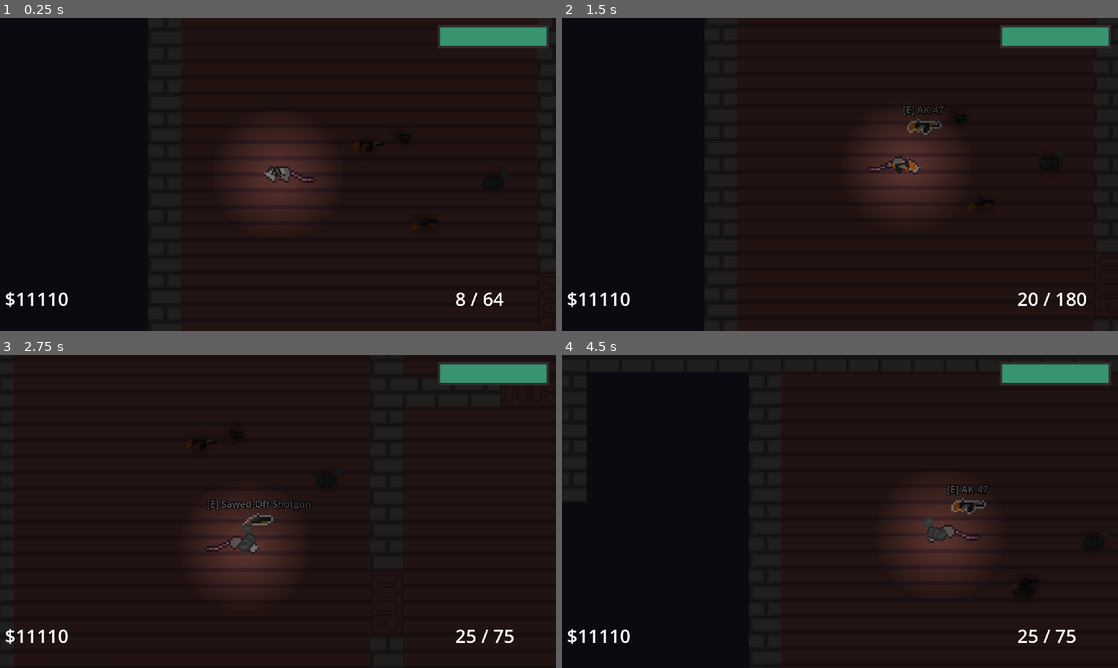
Above: before the commit, frames 1-4 (two rows, left to right).
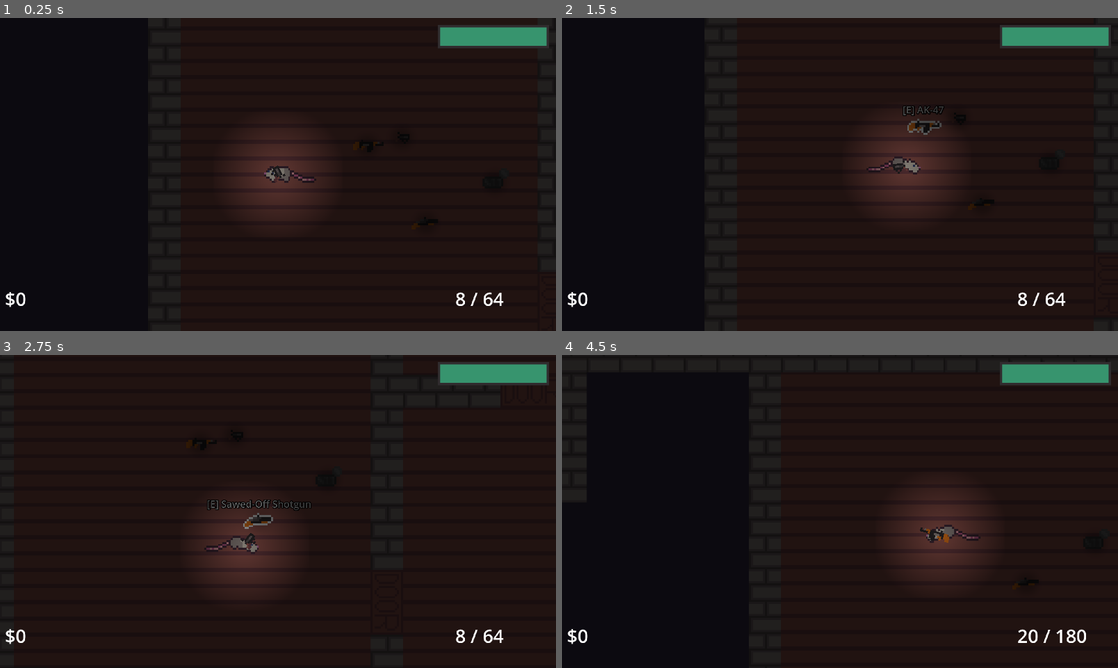
Above: after the commit, the same moments.

Repository: GamingxRelic/ratioactive
Game: Godot game, scene res://scenes/Game.tscn
The game is run twice, just before and just after one commit, with the same random seed, the same clock (stepped at 60 frames per second) and the same inputs.
Inputs (mouse positions are in pixels of both pictures, inside the frame that each line leads up to):
- Up to frame 1 (0.25 s): no input
- Up to frame 2 (1.5 s): tap Enter at 0.5 s; move the mouse to (962, 158) at 0.52 s; hold D (move_right) 0.53-1.28 s; tap 1 (1) at 0.6 s; tap 2 (2) at 0.8, 1.35 s; move the mouse to (728, 190) at 1.27 s; hold S (move_down) from 1.28 s (still down)
- Up to frame 3 (2.75 s): tap 3 (3) at 1.55, 2.1 s; move the mouse to (333, 442) at 2.02 s; release S (move_down) at 2.03 s; hold D (move_right) from 2.03 s (still down); tap 4 (4) at 2.3 s
- Up to frame 4 (4.5 s): move the mouse to (812, 574) at 2.77 s; release D (move_right) at 2.78 s; hold W (move_up) 2.78-3.53 s; tap 4 (4) at 2.85 s; tap G (drop_weapon) at 3.05, 3.6 s; move the mouse to (1006, 558) at 3.52 s; hold A (move_left) from 3.53 s (still down); tap E (interact) at 3.8, 4.35 s; tap R (reload) at 4.15 s; move the mouse to (673, 464) at 4.27 s

The runs differ from the first frame. In frame 1, 0.2% of the frame differs, in the area x 2-13%, y 87-92%; in frame 2, 0.5%; in frame 3, 0.5%; in frame 4, 0.8%, in the area x 2-95%, y 41-92%.
Error before the commit: Attempt to call function 'hide' in base 'null instance' on a null instance. (res://scripts/player/Player.gd:239)
Error after the commit: Attempt to call function 'hide' in base 'null instance' on a null instance. (res://scripts/player/Player.gd:240)

Commit message:
Add files via upload
Completed weapon drops. Added spawn points for basic for basic enemies (press space).

Diff:
--- /dev/null
+++ b/top_down_shooter/assets/shaders/yellow_outline.gdshader
@@ -0,0 +1,62 @@
+shader_type canvas_item;
+
+uniform vec4 color : source_color = vec4(1.0);
+uniform float width : hint_range(0, 10) = 1.0;
+uniform int pattern : hint_range(0, 2) = 0; // diamond, circle, square
+uniform bool inside = false;
+uniform bool add_margins = true; // only useful when inside is false
+
+void vertex() {
+	if (add_margins) {
+		VERTEX += (UV * 2.0 - 1.0) * width;
+	}
+}
+
+bool hasContraryNeighbour(vec2 uv, vec2 texture_pixel_size, sampler2D texture) {
+	for (float i = -ceil(width); i <= ceil(width); i++) {
+		float x = abs(i) > width ? width * sign(i) : i;
+		float offset;
+
+		if (pattern == 0) {
+			offset = width - abs(x);
+		} else if (pattern == 1) {
+			offset = floor(sqrt(pow(width + 0.5, 2) - x * x));
+		} else if (pattern == 2) {
+			offset = width;
+		}
+
+		for (float j = -ceil(offset); j <= ceil(offset); j++) {
+			float y = abs(j) > offset ? offset * sign(j) : j;
+			vec2 xy = uv + texture_pixel_size * vec2(x, y);
+
+			if ((xy != clamp(xy, vec2(0.0), vec2(1.0)) || texture(texture, xy).a == 0.0) == inside) {
+				return true;
+			}
+		}
+	}
+
+	return false;
+}
+
+void fragment() {
+	vec2 uv = UV;
+
+	if (add_margins) {
+		vec2 texture_pixel_size = vec2(1.0) / (vec2(1.0) / TEXTURE_PIXEL_SIZE + vec2(width * 2.0));
+
+		uv = (uv - texture_pixel_size * width) * TEXTURE_PIXEL_SIZE / texture_pixel_size;
+
+		if (uv != clamp(uv, vec2(0.0), vec2(1.0))) {
+			COLOR.a = 0.0;
+		} else {
+			COLOR = texture(TEXTURE, uv);
+		}
+	} else {
+		COLOR = texture(TEXTURE, uv);
+	}
+
+	if ((COLOR.a > 0.0) == inside && hasContraryNeighbour(uv, TEXTURE_PIXEL_SIZE, TEXTURE)) {
+		COLOR.rgb = inside ? mix(COLOR.rgb, color.rgb, color.a) : color.rgb;
+		COLOR.a += (1.0 - COLOR.a) * color.a;
+	}
+}
--- /dev/null
+++ b/top_down_shooter/assets/shaders/yellow_outline.tres
@@ -0,0 +1,11 @@
+[gd_resource type="ShaderMaterial" load_steps=2 format=3 uid="uid://dmq60us0y2wr3"]
+
+[ext_resource type="Shader" path="res://assets/shaders/yellow_outline.gdshader" id="1_5ksg1"]
+
+[resource]
+shader = ExtResource("1_5ksg1")
+shader_parameter/color = Color(1, 1, 1, 1)
+shader_parameter/width = 1.0
+shader_parameter/pattern = 0
+shader_parameter/inside = false
+shader_parameter/add_margins = true
--- a/top_down_shooter/scenes/Game.tscn
+++ b/top_down_shooter/scenes/Game.tscn
@@ -1,16 +1,17 @@
-[gd_scene load_steps=16 format=3 uid="uid://c124nxd85qhul"]
+[gd_scene load_steps=18 format=3 uid="uid://csqbulq0ainru"]
 
 [ext_resource type="PackedScene" uid="uid://5dwbbxlj7ose" path="res://scenes/entities/drops/Dropped_Weapon.tscn" id="1_128so"]
 [ext_resource type="PackedScene" uid="uid://2a5hu5k24rwo" path="res://scenes/entities/Player/Player.tscn" id="1_kms05"]
 [ext_resource type="Resource" uid="uid://bx213twqsep8w" path="res://resources/weapon/ak-47.tres" id="2_e0vmg"]
 [ext_resource type="Texture2D" uid="uid://uucawxreih0j" path="res://assets/tiles/test_room/TestTiles.png" id="2_gfrso"]
-[ext_resource type="PackedScene" uid="uid://ctxdlh5yirxb2" path="res://scenes/Map/Purchaseables/Door_Up.tscn" id="2_htjmh"]
+[ext_resource type="PackedScene" uid="uid://ctxdlh5yirxb2" path="res://scenes/map/purchaseables/Door_Up.tscn" id="2_htjmh"]
 [ext_resource type="Script" path="res://scripts/camera/Camera.gd" id="2_sv4jv"]
-[ext_resource type="PackedScene" uid="uid://bbpvcr7ku0hiq" path="res://scenes/Map/Purchaseables/Door_Side.tscn" id="3_cmdyt"]
+[ext_resource type="PackedScene" uid="uid://bbpvcr7ku0hiq" path="res://scenes/map/purchaseables/Door_Side.tscn" id="3_cmdyt"]
 [ext_resource type="Resource" uid="uid://ckrus8b3wgwyu" path="res://resources/weapon/mini_pistol.tres" id="3_rs5c7"]
 [ext_resource type="Resource" uid="uid://dxche03huugfr" path="res://resources/weapon/sawed_off.tres" id="4_56uqs"]
 [ext_resource type="PackedScene" uid="uid://ba3xecoe67obj" path="res://scenes/UI.tscn" id="5_3p7y8"]
 [ext_resource type="Resource" uid="uid://cftcsem7hcgdk" path="res://resources/weapon/ruahil.tres" id="5_urb4p"]
+[ext_resource type="PackedScene" uid="uid://dpb1nr8xulbbn" path="res://scenes/map/spawners/Basic_Enemy_Spawner.tscn" id="7_pkflc"]
 
 [sub_resource type="NavigationPolygon" id="NavigationPolygon_mifvm"]
 vertices = PackedVector2Array(-8, -8, 8, -8, 8, 8, -8, 8)
@@ -99,11 +100,15 @@
 2:4/0/physics_layer_0/linear_velocity = Vector2(0, 0)
 2:4/0/physics_layer_0/angular_velocity = 0.0
 
+[sub_resource type="TileSetScenesCollectionSource" id="TileSetScenesCollectionSource_0k73y"]
+resource_name = "Spawners"
+
 [sub_resource type="TileSet" id="TileSet_df54i"]
 occlusion_layer_0/light_mask = 1
 physics_layer_0/collision_layer = 1
 navigation_layer_0/layers = 1
 sources/0 = SubResource("TileSetAtlasSource_6ef6n")
+sources/1 = SubResource("TileSetScenesCollectionSource_0k73y")
 
 [node name="Game" type="Node2D"]
 
@@ -132,7 +137,7 @@
 format = 2
 layer_0/name = "Ground"
 layer_0/tile_data = PackedInt32Array(-327691, 0, 0, -262155, 0, 0, -196619, 0, 0, -131083, 0, 0, -65547, 0, 2, 262133,  …(100478 unchanged characters)…
-layer_1/name = "Doors"
+layer_1/name = "Spawners"
 layer_1/enabled = true
 layer_1/modulate = Color(1, 1, 1, 1)
 layer_1/y_sort_enabled = false
@@ -170,6 +175,44 @@
 position = Vector2(264, -112)
 price = 1250
 
+[node name="Spawners" type="Node2D" parent="Ground"]
+
+[node name="Basic_Enemy_Spawner" parent="Ground/Spawners" instance=ExtResource("7_pkflc")]
+position = Vector2(1, -46)
+
+[node name="Basic_Enemy_Spawner2" parent="Ground/Spawners" instance=ExtResource("7_pkflc")]
+position = Vector2(51, -126)
+
+[node name="Basic_Enemy_Spawner3" parent="Ground/Spawners" instance=ExtResource("7_pkflc")]
+position = Vector2(244, -68)
+
+[node name="Basic_Enemy_Spawner4" parent="Ground/Spawners" instance=ExtResource("7_pkflc")]
+position = Vector2(201, -142)
+
+[node name="Basic_Enemy_Spawner5" parent="Ground/Spawners" instance=ExtResource("7_pkflc")]
+position = Vector2(241, 21)
+
+[node name="Basic_Enemy_Spawner6" parent="Ground/Spawners" instance=ExtResource("7_pkflc")]
+position = Vector2(104, 82)
+
+[node name="Basic_Enemy_Spawner7" parent="Ground/Spawners" instance=ExtResource("7_pkflc")]
+position = Vector2(-133, 140)
+
+[node name="Basic_Enemy_Spawner8" parent="Ground/Spawners" instance=ExtResource("7_pkflc")]
+position = Vector2(-257, 33)
+
+[node name="Basic_Enemy_Spawner9" parent="Ground/Spawners" instance=ExtResource("7_pkflc")]
+position = Vector2(-235, -132)
+
+[node name="Basic_Enemy_Spawner10" parent="Ground/Spawners" instance=ExtResource("7_pkflc")]
+position = Vector2(-315, -63)
+
+[node name="Basic_Enemy_Spawner11" parent="Ground/Spawners" instance=ExtResource("7_pkflc")]
+position = Vector2(-174, -46)
+
+[node name="Basic_Enemy_Spawner12" parent="Ground/Spawners" instance=ExtResource("7_pkflc")]
+position = Vector2(-42, 83)
+
 [node name="Player" parent="." instance=ExtResource("1_kms05")]
 
 [node name="RemoteTransform2D" type="RemoteTransform2D" parent="Player"]
--- /dev/null
+++ b/top_down_shooter/scenes/map/purchaseables/Door_Side.tscn
@@ -0,0 +1,92 @@
+[gd_scene load_steps=11 format=3 uid="uid://bbpvcr7ku0hiq"]
+
+[ext_resource type="Script" path="res://scripts/purchaseables/Door.gd" id="1_t6kvq"]
+[ext_resource type="Texture2D" uid="uid://bn3evmm7e0uft" path="res://assets/tiles/test_room/Door.png" id="2_o2ip8"]
+[ext_resource type="PackedScene" uid="uid://drfgbtnplhq48" path="res://components/scenes/Buyable_Component.tscn" id="3_autxb"]
+[ext_resource type="PackedScene" uid="uid://cm5vm8qwx84jv" path="res://components/scenes/Text_Label_Component.tscn" id="4_hiedt"]
+
+[sub_resource type="RectangleShape2D" id="RectangleShape2D_7p5pa"]
+size = Vector2(32, 16)
+
+[sub_resource type="RectangleShape2D" id="RectangleShape2D_jhqig"]
+size = Vector2(32, 32)
+
+[sub_resource type="OccluderPolygon2D" id="OccluderPolygon2D_hkutq"]
+polygon = PackedVector2Array(-8, -16, 8, -16, 8, 16, -8, 16)
+
+[sub_resource type="Animation" id="Animation_whmqv"]
+length = 0.001
+tracks/0/type = "value"
+tracks/0/imported = false
+tracks/0/enabled = true
+tracks/0/path = NodePath("Sprite2D:self_modulate")
+tracks/0/interp = 1
+tracks/0/loop_wrap = true
+tracks/0/keys = {
+"times": PackedFloat32Array(0),
+"transitions": PackedFloat32Array(1),
+"update": 0,
+"values": [Color(1, 1, 1, 1)]
+}
+
+[sub_resource type="Animation" id="Animation_b4ga7"]
+resource_name = "remove_door"
+length = 0.1
+tracks/0/type = "value"
+tracks/0/imported = false
+tracks/0/enabled = true
+tracks/0/path = NodePath("Sprite2D:self_modulate")
+tracks/0/interp = 1
+tracks/0/loop_wrap = true
+tracks/0/keys = {
+"times": PackedFloat32Array(0, 0.1),
+"transitions": PackedFloat32Array(1, 1),
+"update": 0,
+"values": [Color(1, 1, 1, 1), Color(1, 1, 1, 0)]
+}
+
+[sub_resource type="AnimationLibrary" id="AnimationLibrary_72boj"]
+_data = {
+"RESET": SubResource("Animation_whmqv"),
+"remove_door": SubResource("Animation_b4ga7")
+}
+
+[node name="Door_Side" type="StaticBody2D" groups=["buyable", "can_change_label_visibility"]]
+position = Vector2(0, 8)
+collision_layer = 8
+collision_mask = 2
+script = ExtResource("1_t6kvq")
+
+[node name="CollisionShape2D" type="CollisionShape2D" parent="."]
+position = Vector2(2.86102e-05, -5.81741e-05)
+rotation = 1.5708
+shape = SubResource("RectangleShape2D_7p5pa")
+
+[node name="Sprite2D" type="Sprite2D" parent="."]
+z_index = 1
+position = Vector2(2.86102e-05, -5.81741e-05)
+rotation = 1.5708
+texture = ExtResource("2_o2ip8")
+
+[node name="Buyable_Component" parent="." instance=ExtResource("3_autxb")]
+position = Vector2(2.86102e-05, -5.81741e-05)
+rotation = 1.5708
+
+[node name="CollisionShape2D2" type="CollisionShape2D" parent="Buyable_Component"]
+rotation = 1.5708
+shape = SubResource("RectangleShape2D_jhqig")
+
+[node name="Text_Label_Component" parent="." instance=ExtResource("4_hiedt")]
+z_index = 2
+
+[node name="LightOccluder2D" type="LightOccluder2D" parent="."]
+occluder = SubResource("OccluderPolygon2D_hkutq")
+
+[node name="AnimationPlayer" type="AnimationPlayer" parent="."]
+libraries = {
+"": SubResource("AnimationLibrary_72boj")
+}
+
+[connection signal="failed_purchase" from="Buyable_Component" to="." method="_on_purchaseable_component_failed_purchase"]
+[connection signal="purchased" from="Buyable_Component" to="." method="_on_purchaseable_component_purchased"]
+[connection signal="animation_finished" from="AnimationPlayer" to="." method="_on_animation_player_animation_finished"]
--- /dev/null
+++ b/top_down_shooter/scenes/map/purchaseables/Door_Up.tscn
@@ -0,0 +1,85 @@
+[gd_scene load_steps=11 format=3 uid="uid://ctxdlh5yirxb2"]
+
+[ext_resource type="Script" path="res://scripts/purchaseables/Door.gd" id="1_2ha6v"]
+[ext_resource type="Texture2D" uid="uid://bn3evmm7e0uft" path="res://assets/tiles/test_room/Door.png" id="2_lg6jx"]
+[ext_resource type="PackedScene" uid="uid://drfgbtnplhq48" path="res://components/scenes/Buyable_Component.tscn" id="3_sic6i"]
+[ext_resource type="PackedScene" uid="uid://cm5vm8qwx84jv" path="res://components/scenes/Text_Label_Component.tscn" id="4_ma81j"]
+
+[sub_resource type="RectangleShape2D" id="RectangleShape2D_7p5pa"]
+size = Vector2(32, 16)
+
+[sub_resource type="RectangleShape2D" id="RectangleShape2D_jhqig"]
+size = Vector2(32, 32)
+
+[sub_resource type="OccluderPolygon2D" id="OccluderPolygon2D_87yo1"]
+polygon = PackedVector2Array(-16, -8, 16, -8, 16, 8, -16, 8)
+
+[sub_resource type="Animation" id="Animation_whmqv"]
+length = 0.001
+tracks/0/type = "value"
+tracks/0/imported = false
+tracks/0/enabled = true
+tracks/0/path = NodePath("Sprite2D:self_modulate")
+tracks/0/interp = 1
+tracks/0/loop_wrap = true
+tracks/0/keys = {
+"times": PackedFloat32Array(0),
+"transitions": PackedFloat32Array(1),
+"update": 0,
+"values": [Color(1, 1, 1, 1)]
+}
+
+[sub_resource type="Animation" id="Animation_b4ga7"]
+resource_name = "remove_door"
+length = 0.1
+tracks/0/type = "value"
+tracks/0/imported = false
+tracks/0/enabled = true
+tracks/0/path = NodePath("Sprite2D:self_modulate")
+tracks/0/interp = 1
+tracks/0/loop_wrap = true
+tracks/0/keys = {
+"times": PackedFloat32Array(0, 0.1),
+"transitions": PackedFloat32Array(1, 1),
+"update": 0,
+"values": [Color(1, 1, 1, 1), Color(1, 1, 1, 0)]
+}
+
+[sub_resource type="AnimationLibrary" id="AnimationLibrary_72boj"]
+_data = {
+"RESET": SubResource("Animation_whmqv"),
+"remove_door": SubResource("Animation_b4ga7")
+}
+
+[node name="Door_Up" type="StaticBody2D" groups=["buyable", "can_change_label_visibility"]]
+position = Vector2(8, 0)
+collision_layer = 8
+collision_mask = 2
+script = ExtResource("1_2ha6v")
+
+[node name="CollisionShape2D" type="CollisionShape2D" parent="."]
+shape = SubResource("RectangleShape2D_7p5pa")
+
+[node name="Sprite2D" type="Sprite2D" parent="."]
+texture = ExtResource("2_lg6jx")
+
+[node name="Buyable_Component" parent="." instance=ExtResource("3_sic6i")]
+
+[node name="CollisionShape2D2" type="CollisionShape2D" parent="Buyable_Component"]
+shape = SubResource("RectangleShape2D_jhqig")
+
+[node name="Text_Label_Component" parent="." instance=ExtResource("4_ma81j")]
+z_index = 1
+text = "300"
+
+[node name="LightOccluder2D" type="LightOccluder2D" parent="."]
+occluder = SubResource("OccluderPolygon2D_87yo1")
+
+[node name="AnimationPlayer" type="AnimationPlayer" parent="."]
+libraries = {
+"": SubResource("AnimationLibrary_72boj")
+}
+
+[connection signal="failed_purchase" from="Buyable_Component" to="." method="_on_purchaseable_component_failed_purchase"]
+[connection signal="purchased" from="Buyable_Component" to="." method="_on_purchaseable_component_purchased"]
+[connection signal="animation_finished" from="AnimationPlayer" to="." method="_on_animation_player_animation_finished"]
--- /dev/null
+++ b/top_down_shooter/scenes/map/spawners/Basic_Enemy_Spawner.tscn
@@ -0,0 +1,6 @@
+[gd_scene load_steps=2 format=3 uid="uid://dpb1nr8xulbbn"]
+
+[ext_resource type="Script" path="res://scripts/world/spawners/Basic_Enemy_Spawner.gd" id="1_38tfa"]
+
+[node name="Basic_Enemy_Spawner" type="Node2D"]
+script = ExtResource("1_38tfa")
--- a/top_down_shooter/scripts/autoload/World.gd
+++ b/top_down_shooter/scripts/autoload/World.gd
@@ -10,3 +10,5 @@
 var add_points : int
 
 var UI : Control
+
+signal spawn_enemies
--- a/top_down_shooter/scripts/entities/drops/Dropped_Weapon.gd
+++ b/top_down_shooter/scripts/entities/drops/Dropped_Weapon.gd
@@ -22,6 +22,7 @@
 
 func pickup() -> void:
 	World.player_weapons.append(weapon_res)
+	World.player.select_weapon(World.player_weapons.size()-1)
 	queue_free()
 
 func _on_area_entered(area):
--- a/top_down_shooter/scripts/entities/enemy/Enemy.gd
+++ b/top_down_shooter/scripts/entities/enemy/Enemy.gd
@@ -45,7 +45,6 @@
 	else:
 		sprite.scale.x = 1
 
-
 func _on_health_component_death():
 	alive = false
 	hurtbox_component.set_process(false)
--- a/top_down_shooter/scripts/player/Player.gd
+++ b/top_down_shooter/scripts/player/Player.gd
@@ -21,15 +21,15 @@
 	World.player = self
 	World.player_pos = position
 	World.player_hp = health_comp.health
-	World.player_points = 11110
+	World.player_points = 0
 
 	# Give mini pistol
 	World.player_weapons.append(preload("res://resources/weapon/mini_pistol.tres").duplicate())
 
 	# Give test guns
-	World.player_weapons.append(preload("res://resources/weapon/ak-47.tres").duplicate())
-	World.player_weapons.append(preload("res://resources/weapon/sawed_off.tres").duplicate())
-	World.player_weapons.append(preload("res://resources/weapon/ruahil.tres").duplicate())
+	#World.player_weapons.append(preload("res://resources/weapon/ak-47.tres").duplicate())
+	#World.player_weapons.append(preload("res://resources/weapon/sawed_off.tres").duplicate())
+	#World.player_weapons.append(preload("res://resources/weapon/ruahil.tres").duplicate())
 
 	for i in World.player_weapons:
 		i.ammo = i.clip_size
@@ -106,13 +106,10 @@
 func input():
 	if Input.is_action_just_pressed("mouse_5"):
 		var new_enemy = preload("res://scenes/entities/enemies/Enemy.tscn").instantiate()
-		#new_enemy.translate(get_global_mouse_position())
 		new_enemy.global_position = get_global_mouse_position()
 		get_node("/root/World").add_child(new_enemy)
 	if Input.is_action_just_pressed("space"):
-		print("pg - ", World.player_gun.ammo)
-		print("0 - ", World.player_weapons[0].ammo)
-		print(World.player_weapons[0].name)
+		World.spawn_enemies.emit()
 
 
 	if Input.is_action_pressed("left_click"):
@@ -125,9 +122,9 @@
 
 		# Weapon selections
 	if Input.is_action_just_pressed("scroll_down"):
+		previous_weapon()
+	if Input.is_action_just_pressed("scroll_up"):
 		next_weapon()
-	if Input.is_action_just_pressed("scroll_up"):
-		previous_weapon()
 
 	if Input.is_action_just_pressed("1") and World.player_weapons.size() >= 1 and World.player_weapons[0] != null and World.player_weapon_index != 0: # and !gun.is_reloading():
 		select_weapon(0)
@@ -150,10 +147,12 @@
 
 	# Remove gun from player inventory
 	World.player_weapons.pop_at(World.player_weapon_index)
-	print(World.player_weapons.size())
-	next_weapon()
-	print(World.player_weapon_index)
-	#select_weapon(0)
+
+	if World.player_weapons.size() == 1:
+		select_weapon(0)
+	else:
+		previous_weapon()
+	return
 
 
 	# It has an error when trying to drop the last weapon in player inventory. Plz fix <3 xoxo love you me. Good luck dawg you got this :)
@@ -171,21 +170,23 @@
 		set_reload_prog_timer()
 
 func next_weapon() -> void:
-	if World.player_weapon_index == World.player_weapons.size()-1 or World.player_weapons.size() == 1:
+	if World.player_weapon_index == World.player_weapons.size()-1 and World.player_weapons.size() > 1:
 		select_weapon(0)
 	elif World.player_weapon_index+1 <= World.player_weapons.size()-1 and World.player_weapons[World.player_weapon_index+1] != null:
 		select_weapon(World.player_weapon_index+1)
 	return
 
 func previous_weapon():
-	if World.player_weapon_index-1 < 0:
+	if World.player_weapon_index-1 < 0 and World.player_weapons.size() != 1:
 		for i in World.player_weapons.size():
+			print(i)
 			var selection = World.player_weapons.size()-1-i
 			if World.player_weapons[selection] != null:
 				select_weapon(selection)
 				return
-	elif World.player_weapons[World.player_weapon_index-1] != null:
+	elif World.player_weapons[World.player_weapon_index-1] != null and World.player_weapons.size() != 1:
 		select_weapon(World.player_weapon_index-1)
+		return
 	return
 
 # I guess I set things up in a way that doesn't even require this method. Nice, good job me :)
--- /dev/null
+++ b/top_down_shooter/scripts/world/spawners/Basic_Enemy_Spawner.gd
@@ -0,0 +1,9 @@
+extends Node2D
+
+func _ready() -> void:
+	World.spawn_enemies.connect(spawn_enemy)
+
+func spawn_enemy() -> void:
+	var new_enemy = preload("res://scenes/entities/enemies/Enemy.tscn").instantiate()
+	new_enemy.global_position = global_position
+	get_node("/root/World").add_child(new_enemy)
